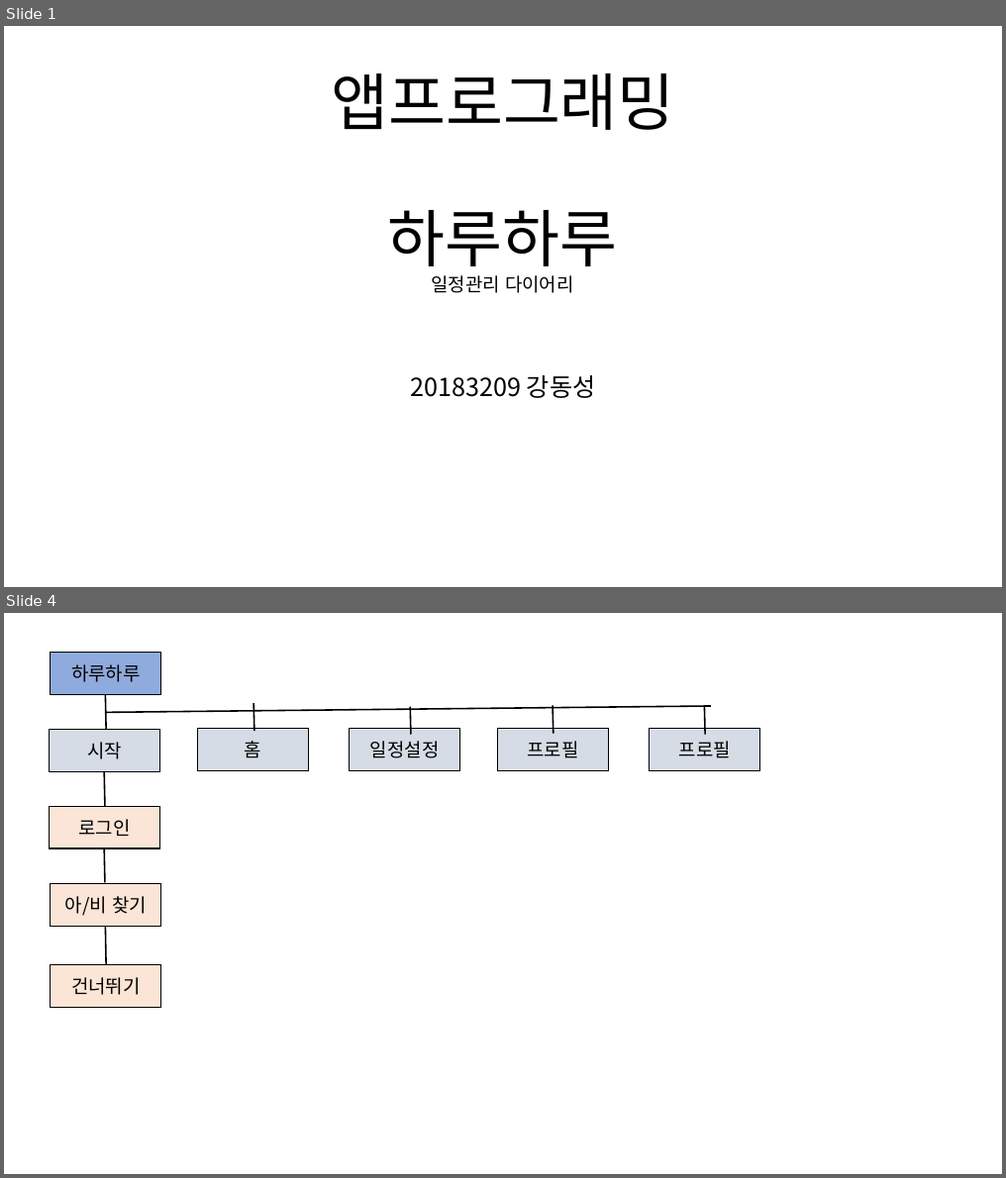
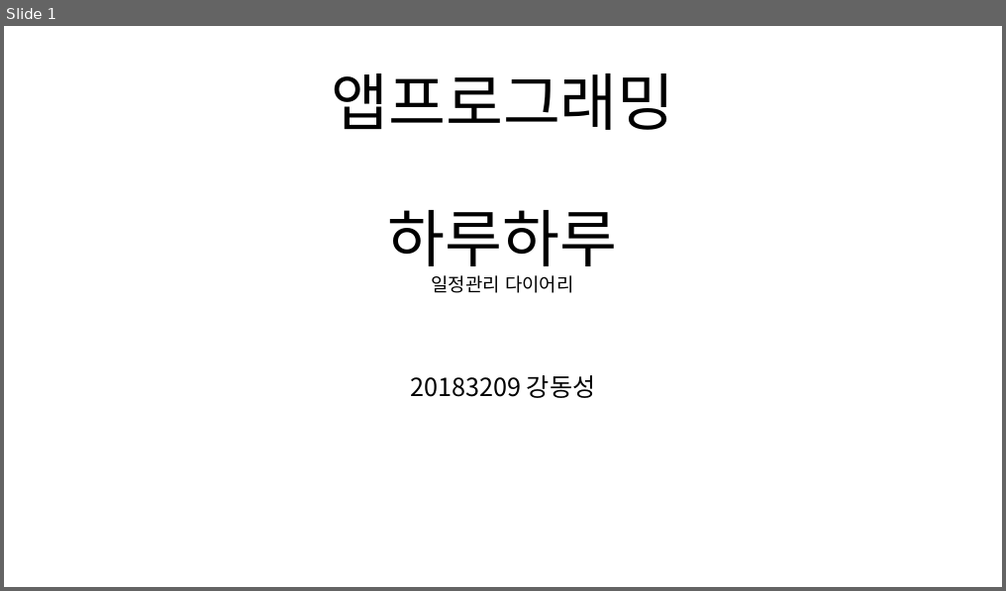
Before and after one commit to chamsaegugu9/hello_flutter, a slide deck: 앱기획.pptx. Shown one above the other, each under a label of ours: slides 1 and 4 before the commit, slide 1 after it; the slides between them are not shown. The pictures are 1006x1178 and 1006x591 pixels, drawn with LibreOffice and Linux fonts; fonts in the diff are those of the drawing. Boxes give left, top, right and bottom in pixels: in the first picture for what was removed or moved away, otherwise in the second. Text is boxed around its words. In the diff, an @@ line names an element or a change of style, - is before the commit and + after.

```diff
--- a/앱기획.pptx
+++ b/앱기획.pptx
@@ slide 4 removed at box(4, 613, 1002, 1174), background #FFFFFF @@
@@ rectangle removed at box(51, 652, 161, 694) @@
-하루하루
@@ line removed from (105, 694) to (106, 728) @@
@@ rectangle removed at box(50, 730, 160, 772) @@
-시작
@@ line removed from (105, 713) to (711, 706) @@
@@ rectangle removed at box(198, 729, 309, 771) @@
-홈
@@ line removed from (254, 703) to (254, 731) @@
@@ rectangle removed at box(350, 729, 460, 771) @@
-일정설정
@@ line removed from (411, 707) to (411, 735) @@
@@ rectangle removed at box(498, 729, 609, 771) @@
-프로필
@@ line removed from (552, 706) to (553, 734) @@
@@ rectangle removed at box(649, 729, 760, 771) @@
-프로필
@@ line removed from (705, 707) to (706, 735) @@
@@ line removed from (104, 772) to (105, 806) @@
@@ rectangle removed at box(50, 806, 160, 849) @@
-로그인
@@ line removed from (104, 849) to (105, 882) @@
@@ rectangle removed at box(51, 884, 161, 927) @@
-아/비 찾기
@@ line removed from (105, 927) to (106, 964) @@
@@ rectangle removed at box(51, 965, 161, 1008) @@
-건너뛰기
```
Also in this commit, not shown: 1 slide changed, 4 slides added, 20 other slides removed, 8 other files.
